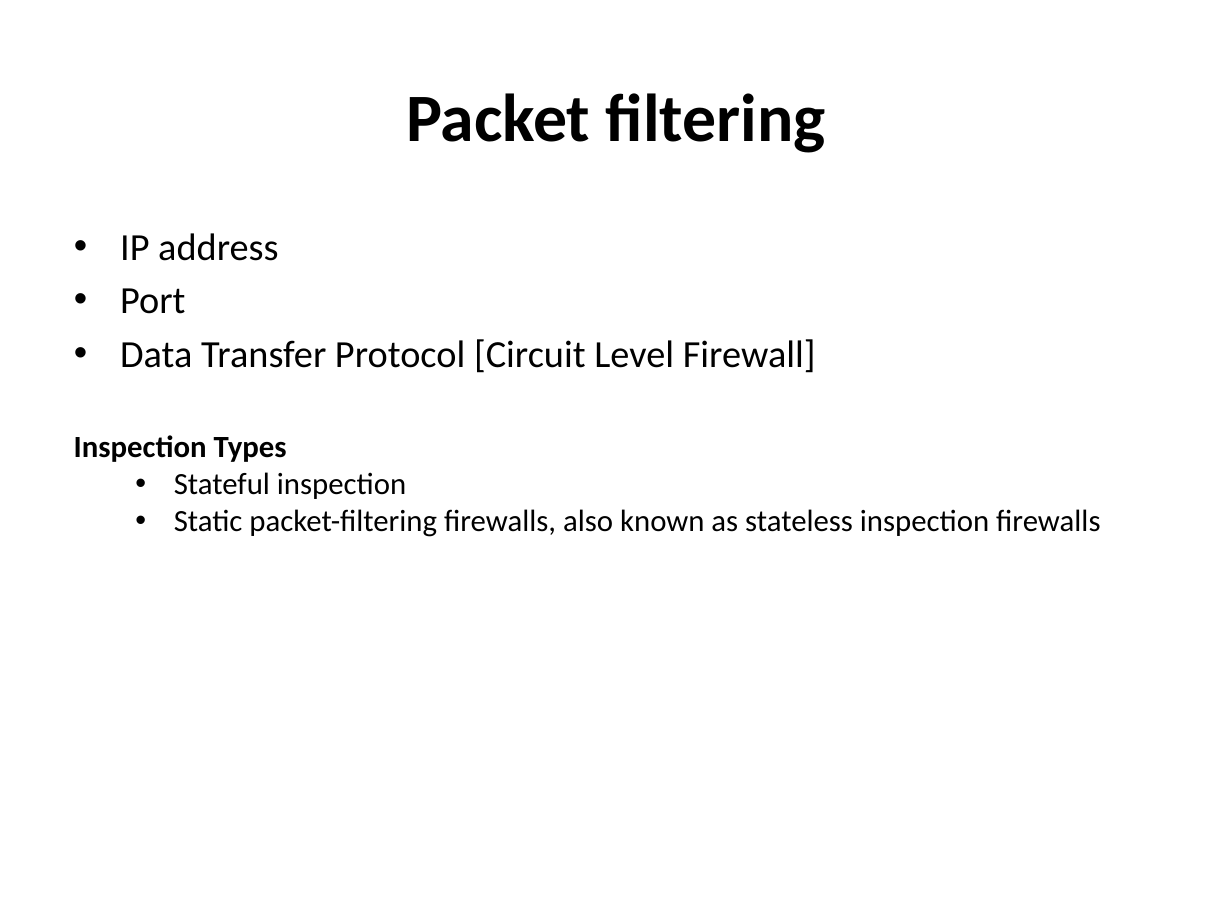
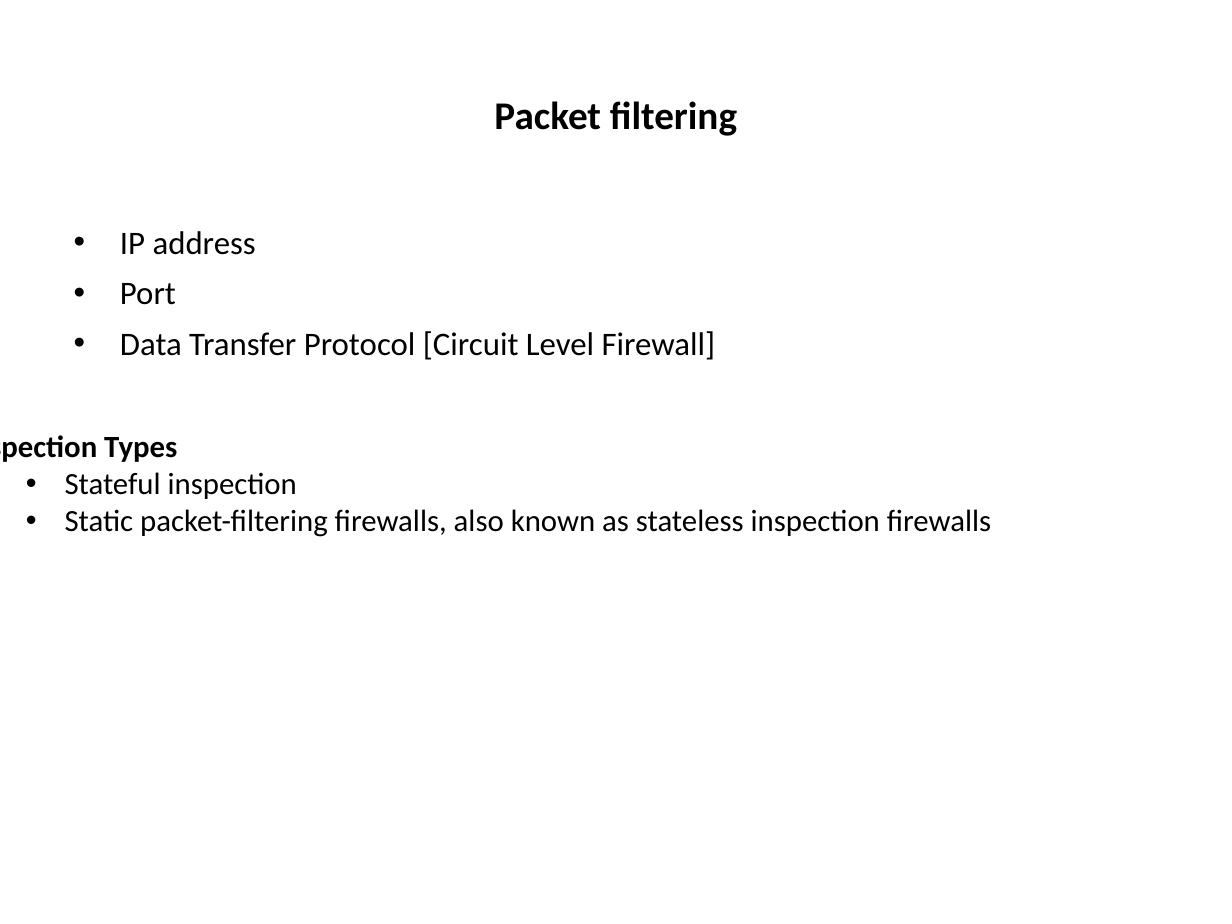
Before and after one commit to VatsalBhuva11/college, a slide deck: slide 4 of Sem 5/CS/notes/network-security/firewall.pptx. Drawn at 1232x924 pixels with LibreOffice and Linux fonts; fonts in the diff are those of the drawing. Boxes give left, top, right and bottom in pixels: in the first picture for what was removed or moved away, otherwise in the second. Text is boxed around its words. In the diff, an @@ line names an element or a change of style, - is before the commit and + after.

```diff
--- a/Sem 5/CS/notes/network-security/firewall.pptx
+++ b/Sem 5/CS/notes/network-security/firewall.pptx
@@ title "Packet filtering" at bbox=[494, 101, 737, 136]: size 39.6 to 22.9 pt @@
@@ text "IP address" at bbox=[120, 231, 716, 360]: size 22.4 to 19.2 pt; more space between paragraphs @@
@@ text "Inspection Types" rewrapped from bbox=[74, 435, 1100, 537] to bbox=[65, 437, 991, 537] @@
```
Also in this commit, not shown: 8 other slides changed, 5 other files.
